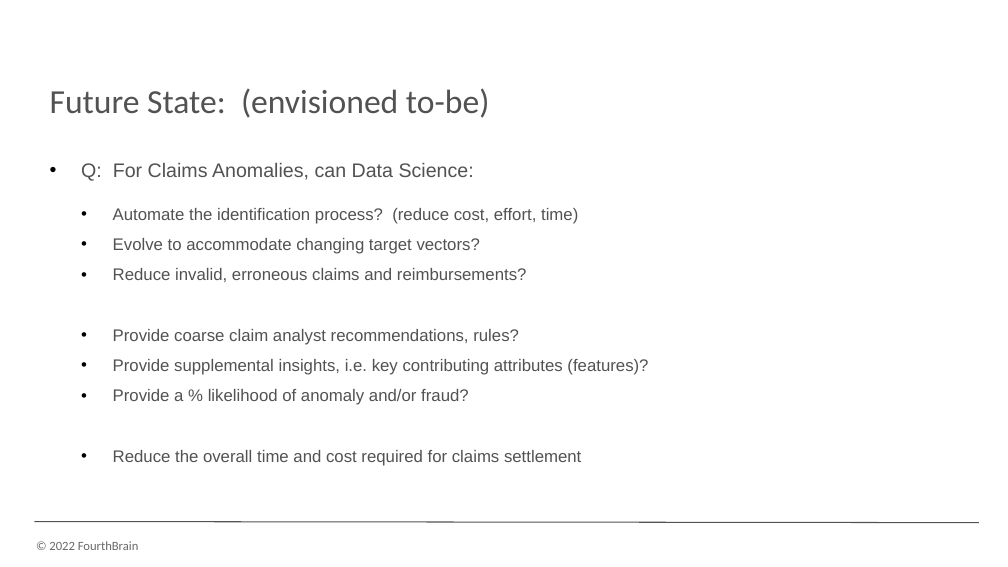
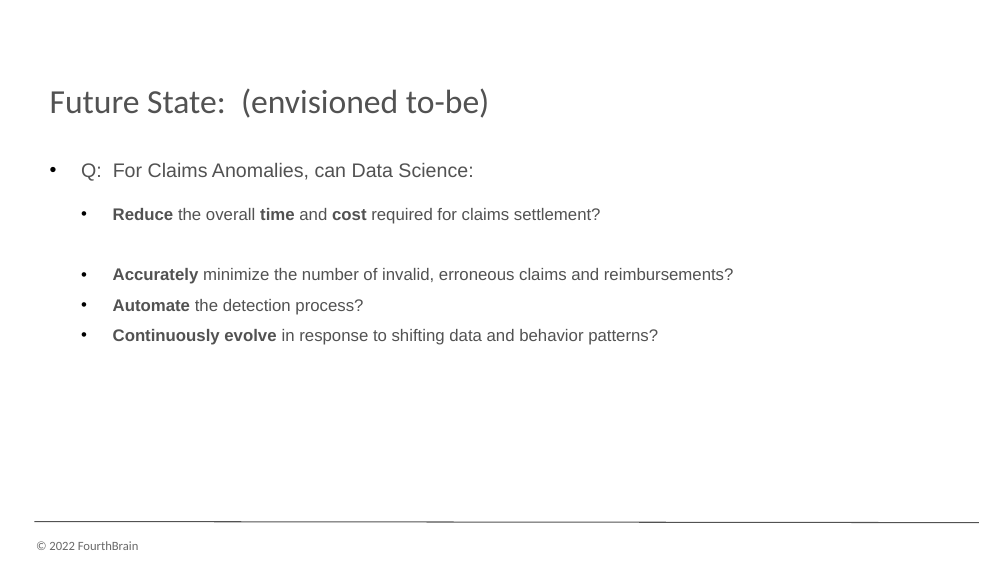
Before and after one commit to monika0603/MLE10-Capstone-Project, a slide deck: slide 8 of docs/presentation/CapstonePreso_HealthcareAnomaly.pptx (slide 7 before the commit). Drawn at 1008x567 pixels with LibreOffice and Linux fonts; fonts in the diff are those of the drawing; background and template pictures are left out. Boxes give left, top, right and bottom in pixels: in the first picture for what was removed or moved away, otherwise in the second. Text is boxed around its words. In the diff, an @@ line names an element or a change of style, - is before the commit and + after.

```diff
--- a/docs/presentation/CapstonePreso_HealthcareAnomaly.pptx
+++ b/docs/presentation/CapstonePreso_HealthcareAnomaly.pptx
@@ text at <box>113,208,734,345</box>: text changed @@
-• Automate the identification process? (reduce cost, effort, time)
-• Evolve to accommodate changing target vectors?
-• Reduce invalid, erroneous claims and reimbursements?
-• Provide coarse claim analyst recommendations, rules?
-• Provide supplemental insights, i.e. key contributing attributes (features)?
-• Provide a % likelihood of anomaly and/or fraud?
-• Reduce the overall time and cost required for claims settlement
+• Reduce the overall time and cost required for claims settlement?
+• Accurately minimize the number of invalid, erroneous claims and reimbursements?
+• Automate the detection process?
+• Continuously evolve in response to shifting data and behavior patterns?
```
Also in this commit, not shown: 11 other slides changed, 3 slides added.
